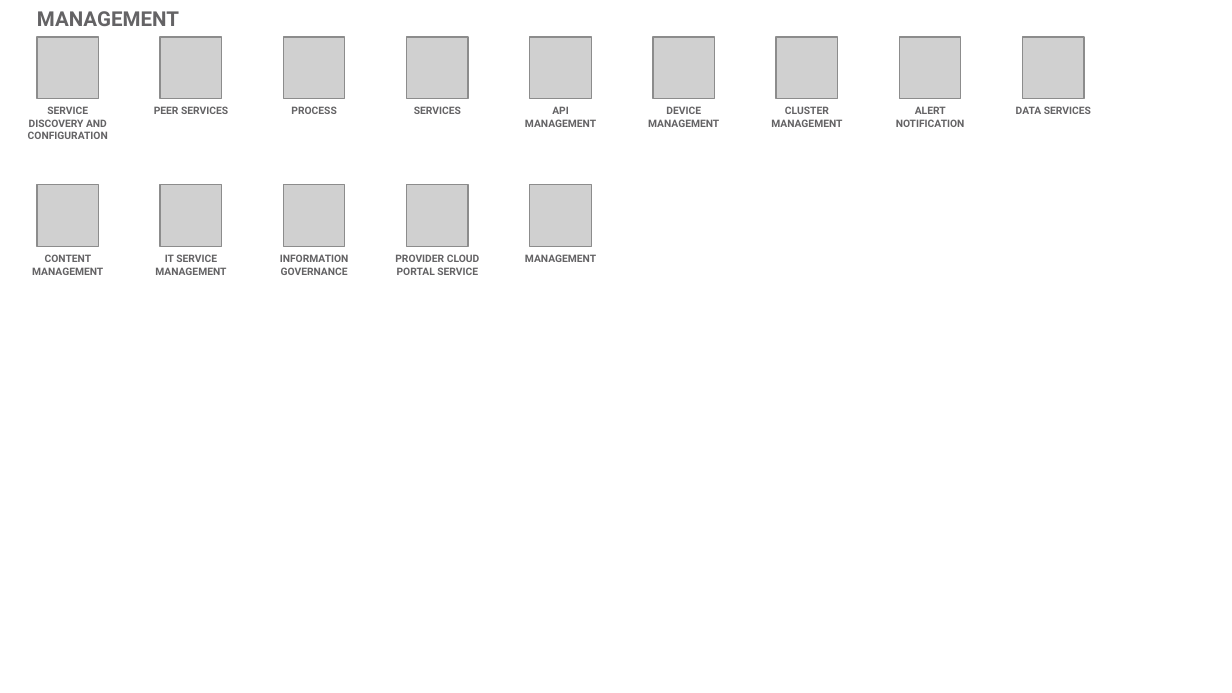
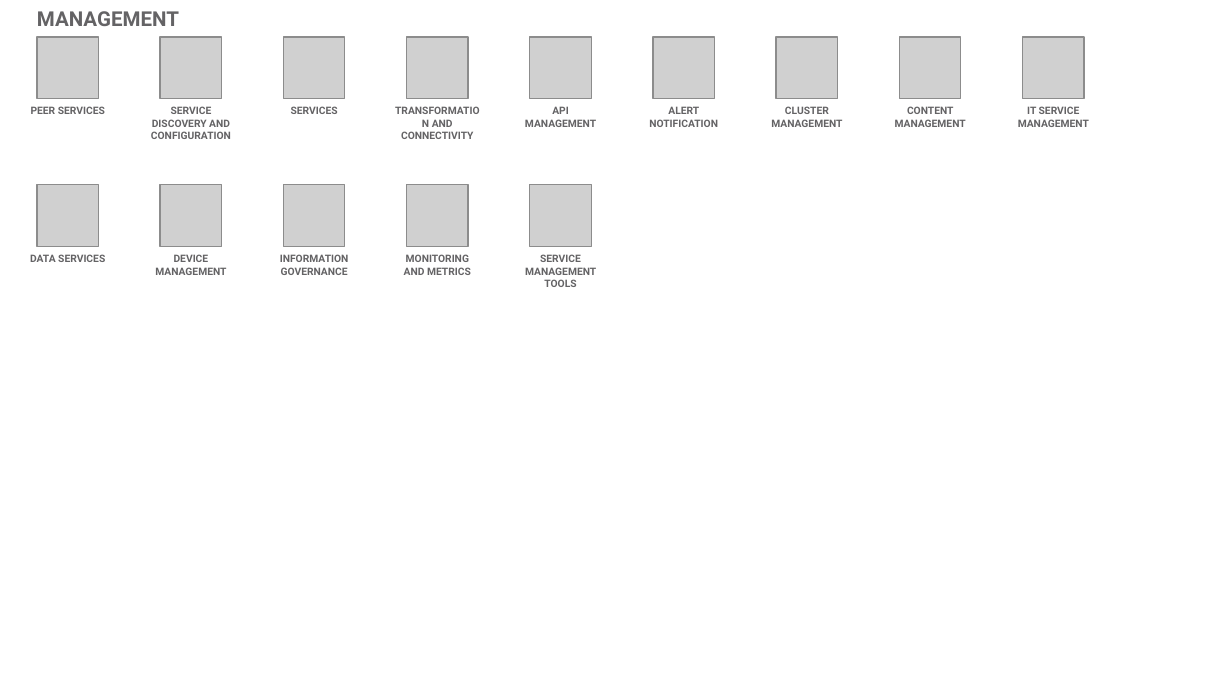
Before and after one commit to l2fprod/myarchitecture, a slide deck: slide 18 of mycatalog-architecture-diagram-template.pptx. Drawn at 1232x693 pixels with LibreOffice and Linux fonts; fonts in the diff are those of the drawing; grey boxes stand for pictures. Boxes give left, top, right and bottom in pixels: in the first picture for what was removed or moved away, otherwise in the second. Text is boxed around its words. In the diff, an @@ line names an element or a change of style, - is before the commit and + after.

```diff
--- a/mycatalog-architecture-diagram-template.pptx
+++ b/mycatalog-architecture-diagram-template.pptx
@@ text "PEER SERVICES": place and size @@
-text "PEER SERVICES" at (154, 106, 228, 114)
+text "PEER SERVICES" at (31, 106, 105, 114)
@@ text "SERVICE DISCOVERY AND CONFIGURATION": place and size @@
-text "SERVICE DISCOVERY AND CONFIGURATION" at (28, 106, 108, 139)
+text "SERVICE DISCOVERY AND CONFIGURATION" at (151, 106, 231, 139)
@@ text "SERVICES": place and size @@
-text "SERVICES" at (414, 106, 461, 114)
+text "SERVICES" at (291, 106, 338, 114)
@@ text removed at (291, 106, 336, 114) @@
-PROCESS
@@ text added at (401, 119, 473, 139), 6 pt, text #646365, bold @@
+TRANSFORMATION AND CONNECTIVITY
@@ text at (649, 106, 718, 127): text changed @@
-DEVICE MANAGEMENT
+ALERT NOTIFICATION
@@ text at (895, 106, 966, 127): text changed @@
-ALERT NOTIFICATION
+CONTENT MANAGEMENT
@@ text at (1018, 106, 1089, 127): text changed @@
-DATA SERVICES
+IT SERVICE MANAGEMENT
@@ text at (30, 254, 105, 262): text changed @@
-CONTENT MANAGEMENT
+DATA SERVICES
@@ text at (155, 254, 226, 275): text changed @@
-IT SERVICE MANAGEMENT
+DEVICE MANAGEMENT
@@ text at (404, 254, 471, 275): text changed @@
-PROVIDER CLOUD PORTAL SERVICE
+MONITORING AND METRICS
@@ text at (525, 254, 596, 287): text changed @@
-MANAGEMENT
+SERVICE MANAGEMENT TOOLS
```
Also in this commit, not shown: 15 other slides changed.
